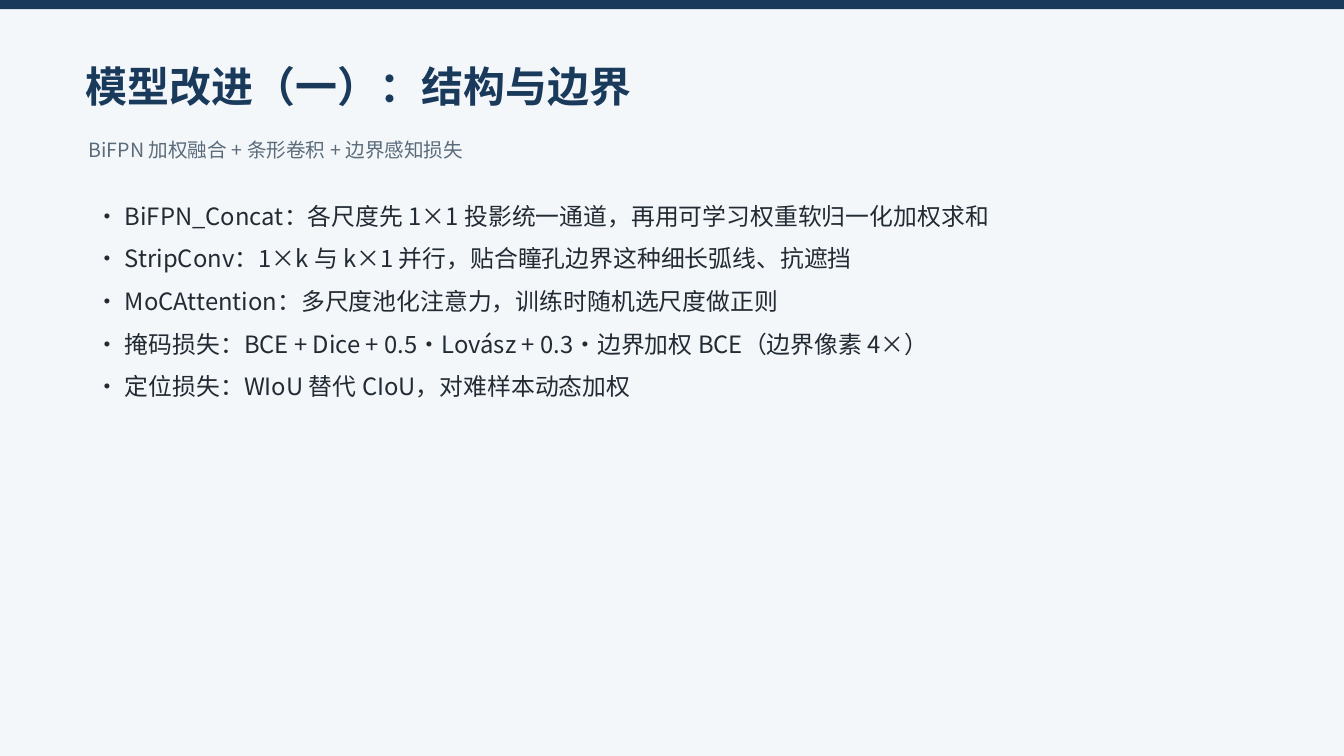
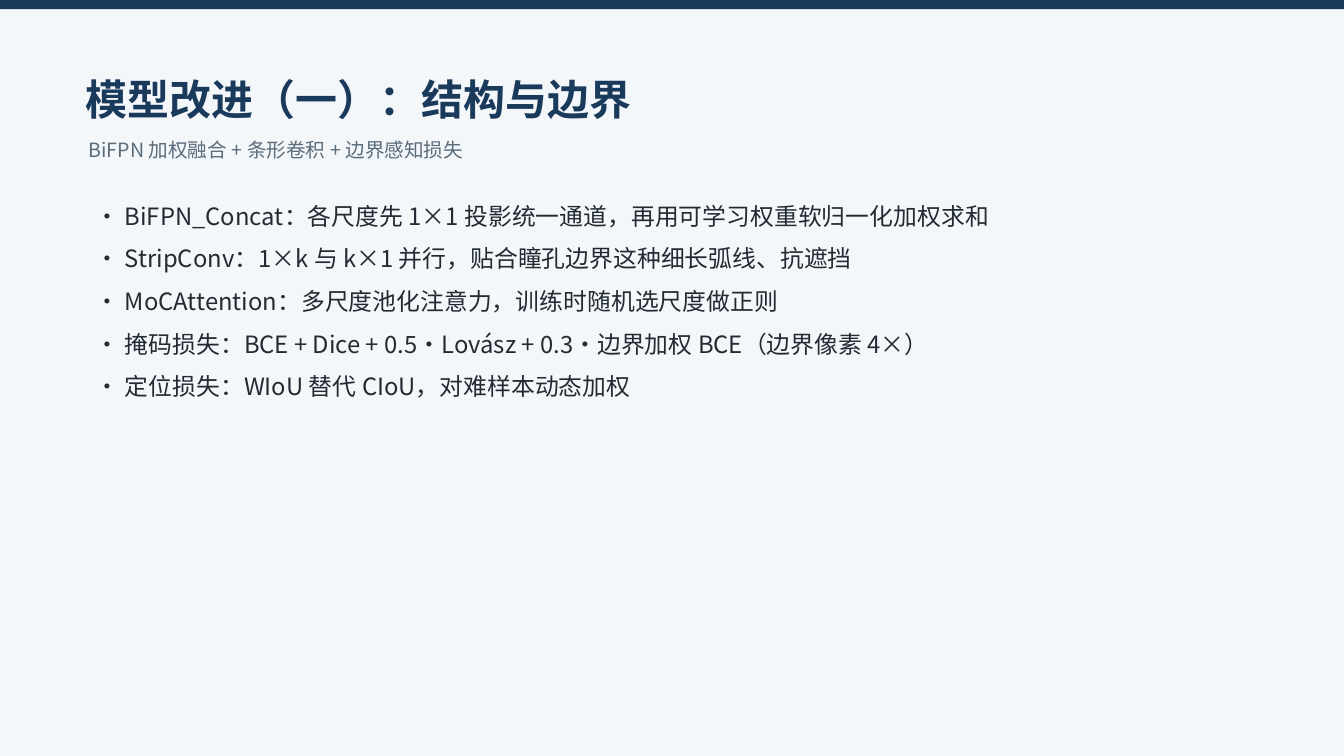
Before and after one commit to pupil-recognization-web/pupil-recognition-web-lite, a slide deck: slide 5 of docs/05_双版本介绍.pptx. Drawn at 1344x756 pixels with LibreOffice and Linux fonts; fonts in the diff are those of the drawing. Boxes give left, top, right and bottom in pixels: in the first picture for what was removed or moved away, otherwise in the second. Text is boxed around its words. In the diff, an @@ line names an element or a change of style, - is before the commit and + after.

```diff
--- a/docs/05_双版本介绍.pptx
+++ b/docs/05_双版本介绍.pptx
@@ title "模型改进（一）：结构与边界" at <box>86,79,632,119</box>: vertical alignment top to middle @@
```
Also in this commit, not shown: 12 other slides changed.
